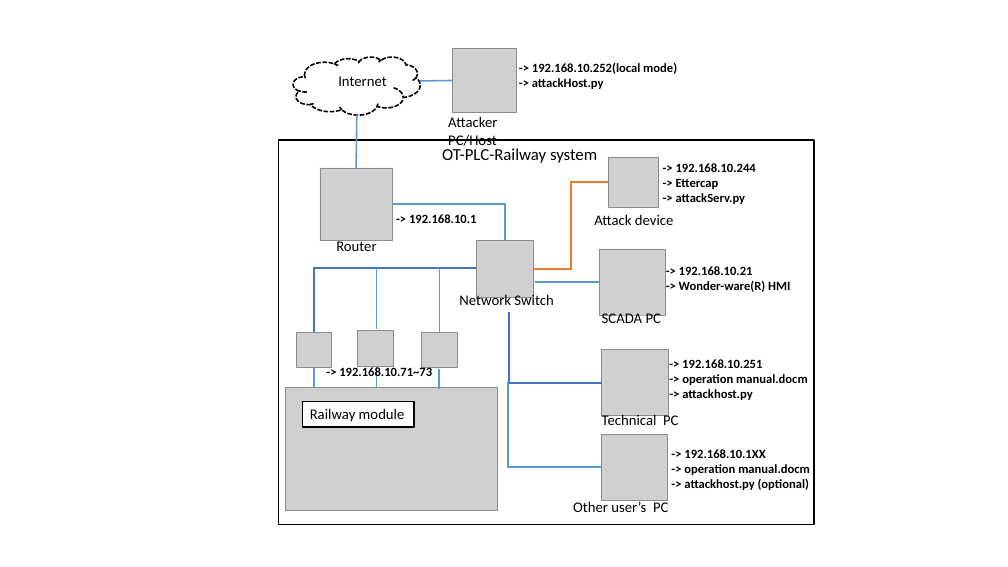
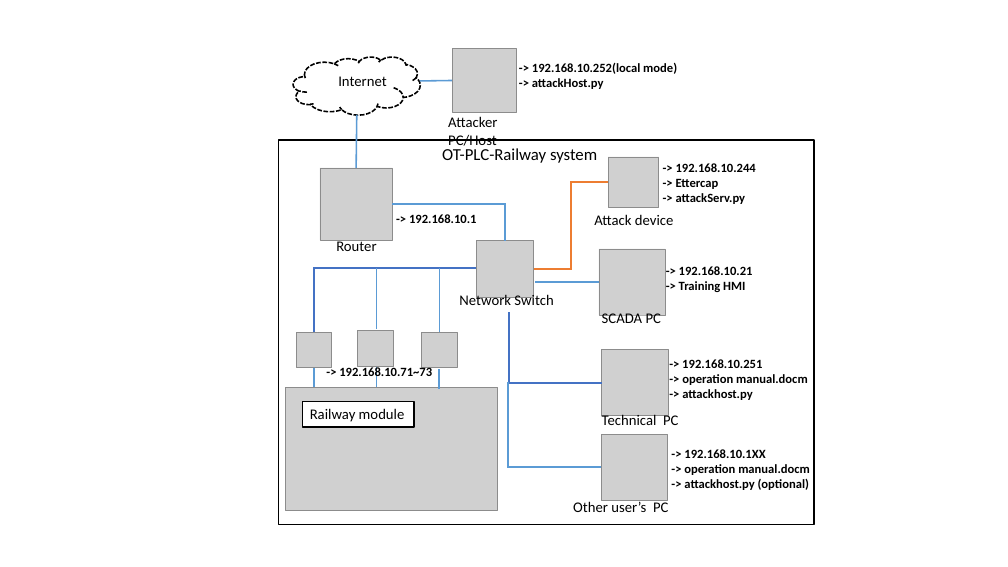
Before and after one commit to LiuYuancheng/Xandar_Sensor_IOT, a slide deck: slide 21 of doc/firmwaresignWF.pptx. Drawn at 1008x567 pixels with LibreOffice and Linux fonts; fonts in the diff are those of the drawing; grey boxes stand for pictures. Boxes give left, top, right and bottom in pixels: in the first picture for what was removed or moved away, otherwise in the second. Text is boxed around its words. In the diff, an @@ line names an element or a change of style, - is before the commit and + after.

Commit message:
Fixed typo.

```diff
--- a/doc/firmwaresignWF.pptx
+++ b/doc/firmwaresignWF.pptx
@@ text at <box>679,281,745,292</box>: text changed @@
--> Wonder-ware(R) HMI
+-> Training HMI
```
